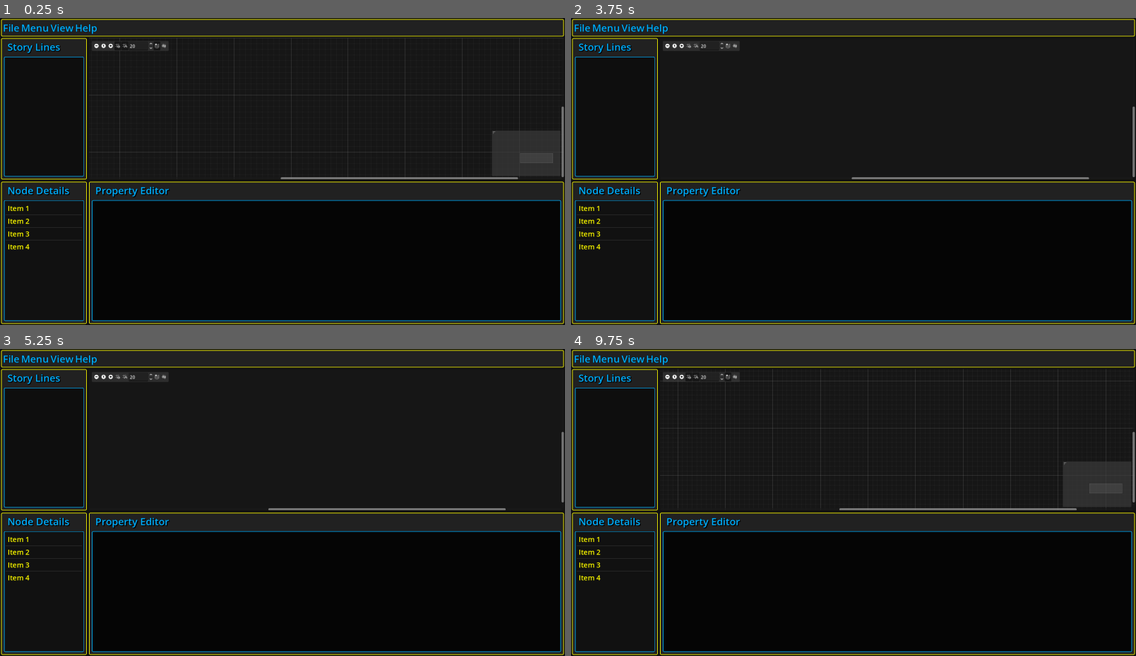
Above: before the commit, frames 1-4 (two rows, left to right).
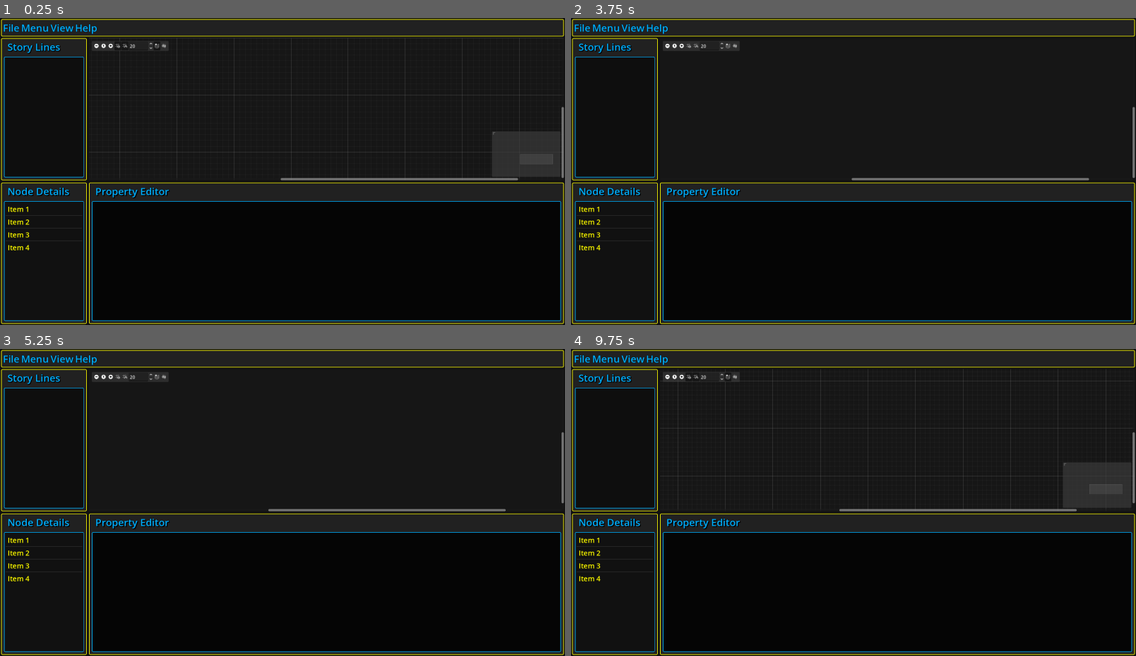
Above: after the commit, the same moments.

Repository: Phillip383/StoryGraph
Game: Godot game, scene res://scenes/UI/graph_editor.tscn
The game is run twice, just before and just after one commit, with the same random seed, the same clock (stepped at 60 frames per second) and the same inputs.
Inputs (mouse positions are in pixels of both pictures, inside the frame that each line leads up to):
- Up to frame 1 (0.25 s): no input
- Up to frame 2 (3.75 s): click (667, 45) at 0.5 s; click (684, 45) at 1.25 s; click (689, 45) at 2 s; click (695, 45) at 2.75 s; click (729, 45) at 3.5 s
- Up to frame 3 (5.25 s): click (163, 376) at 4.25 s; click (96, 376) at 5 s
- Up to frame 4 (9.75 s): click (684, 376) at 5.75 s; click (689, 376) at 6.5 s; click (695, 376) at 7.25 s; click (729, 376) at 8 s; click (734, 376) at 8.75 s; click (667, 376) at 9.5 s

The runs differ from the first frame. In frame 1, 2.3% of the frame differs, in the area x 0-100%, y 28-76%; in frame 2, 2.3%; in frame 3, 2.3%; in frame 4, 2.2%.

Commit message:
Adjusted min size's of editor elements for the split container sliders.

Diff:
--- a/scenes/UI/graph_editor.tscn
+++ b/scenes/UI/graph_editor.tscn
@@ -51,6 +51,7 @@
 theme = ExtResource("1_wjrqj")
 
 [node name="StoryLines_Graph_C" type="HSplitContainer" parent="PanelContainer/MarginContainer/Main_C/VSplitContainer"]
+custom_minimum_size = Vector2(0, 500)
 layout_mode = 2
 size_flags_vertical = 3
 theme = ExtResource("1_wjrqj")
@@ -69,11 +70,13 @@
 label_settings = SubResource("LabelSettings_6ntp7")
 
 [node name="Graph" parent="PanelContainer/MarginContainer/Main_C/VSplitContainer/StoryLines_Graph_C" instance=ExtResource("1_ot8g1")]
+custom_minimum_size = Vector2(1500, 0)
 layout_mode = 2
 size_flags_horizontal = 3
-scroll_offset = Vector2(-208, 0)
+scroll_offset = Vector2(-308, 0)
 
 [node name="HSplitContainer" type="HSplitContainer" parent="PanelContainer/MarginContainer/Main_C/VSplitContainer"]
+custom_minimum_size = Vector2(0, 300)
 layout_mode = 2
 size_flags_vertical = 3
 theme = ExtResource("1_wjrqj")
@@ -81,6 +84,7 @@
 theme_override_constants/minimum_grab_thickness = 3
 
 [node name="InspectorList" parent="PanelContainer/MarginContainer/Main_C/VSplitContainer/HSplitContainer" instance=ExtResource("5_nxgem")]
+custom_minimum_size = Vector2(300, 0)
 layout_mode = 2
 
 [node name="Inspector_name" parent="PanelContainer/MarginContainer/Main_C/VSplitContainer/HSplitContainer/InspectorList/VBoxContainer/Name_MC" index="0"]
--- a/scenes/UI/inspector_list.tscn
+++ b/scenes/UI/inspector_list.tscn
@@ -4,7 +4,6 @@
 [ext_resource type="Theme" uid="uid://wro5ncgxmqmq" path="res://story_graph_theme.tres" id="2_vh0of"]
 
 [node name="InspectorList" instance=ExtResource("1_11h7a")]
-custom_minimum_size = Vector2(300, 500)
 
 [node name="List_MC" type="MarginContainer" parent="VBoxContainer" index="1"]
 layout_mode = 2
--- a/story_graph_theme.tres
+++ b/story_graph_theme.tres
@@ -2,12 +2,15 @@
 
 [sub_resource type="StyleBoxFlat" id="StyleBoxFlat_k8px2"]
 bg_color = Color(0.019607844, 0.019607844, 0.019607844, 0.8352941)
+border_color = Color(0, 0.6901961, 1, 1)
 
 [sub_resource type="StyleBoxFlat" id="StyleBoxFlat_xok6d"]
 bg_color = Color(0, 0.6901961, 1, 0.48235294)
+border_color = Color(0, 0.6901961, 1, 1)
 
 [sub_resource type="StyleBoxFlat" id="StyleBoxFlat_c1dav"]
 bg_color = Color(0, 0.6901961, 1, 1)
+border_color = Color(0, 0.6901961, 1, 1)
 
 [sub_resource type="StyleBoxFlat" id="StyleBoxFlat_4r8t8"]
 corner_radius_top_left = 4
